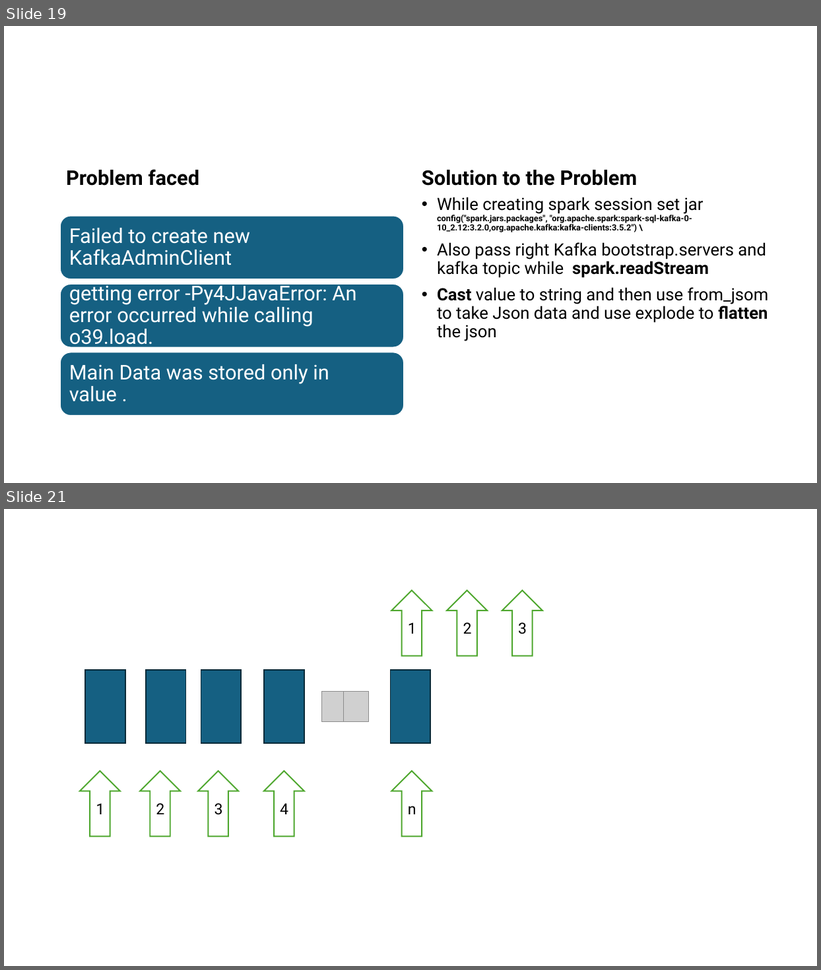
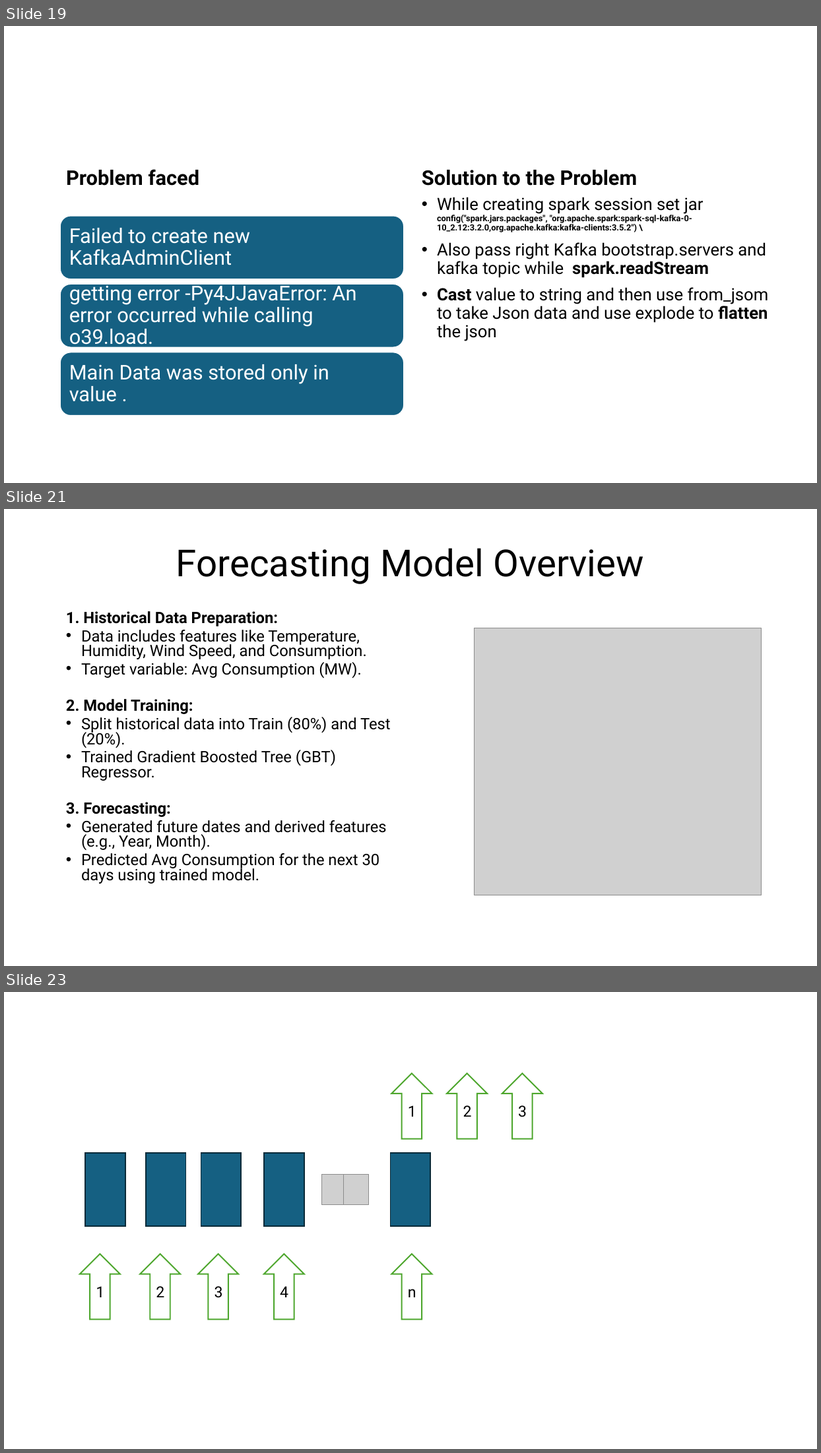
Before and after one commit to monikatyagiisc/grid-optimization-with-weather, a slide deck: DataEnggFinalProjectPPT.pptx. Shown one above the other, each under a label of ours: slides 19 and 21 before the commit, slides 19, 21 and 23 after it; the slides between them are not shown. The pictures are 821x970 and 821x1453 pixels, drawn with LibreOffice and Linux fonts; fonts in the diff are those of the drawing; grey boxes stand for pictures. Boxes give left, top, right and bottom in pixels: in the first picture for what was removed or moved away, otherwise in the second. Text is boxed around its words. In the diff, an @@ line names an element or a change of style, - is before the commit and + after.

```diff
--- a/DataEnggFinalProjectPPT.pptx
+++ b/DataEnggFinalProjectPPT.pptx
@@ slide 21 added at <box>4,509,817,966</box>, background #FFFFFF @@
@@ title added at <box>176,548,644,584</box>, 44 pt, text #000000 @@
+Forecasting Model Overview
@@ text added at <box>66,611,391,884</box>, 18.5 pt, text #000000 @@
+1. Historical Data Preparation:
+• Data includes features like Temperature, Humidity, Wind Speed, and Consumption.
+• Target variable: Avg Consumption (MW).
+2. Model Training:
+• Split historical data into Train (80%) and Test (20%).
+• Trained Gradient Boosted Tree (GBT) Regressor.
+3. Forecasting:
+• Generated future dates and derived features (e.g., Year, Month).
+• Predicted Avg Consumption for the next 30 days using trained model.
@@ picture added at <box>475,628,761,895</box> @@
@@ what was slide 21 is now slide 23 @@
```
Also in this commit, not shown: 1 other slide added.
